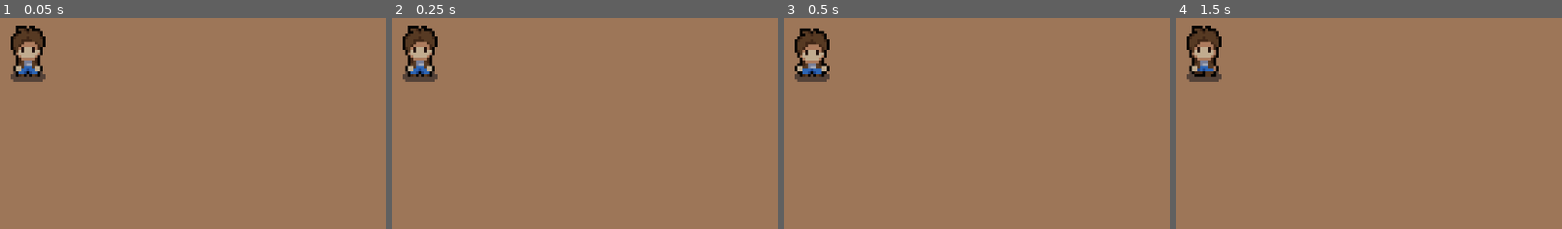
Above: before the commit, frames 1-4 (left to right).
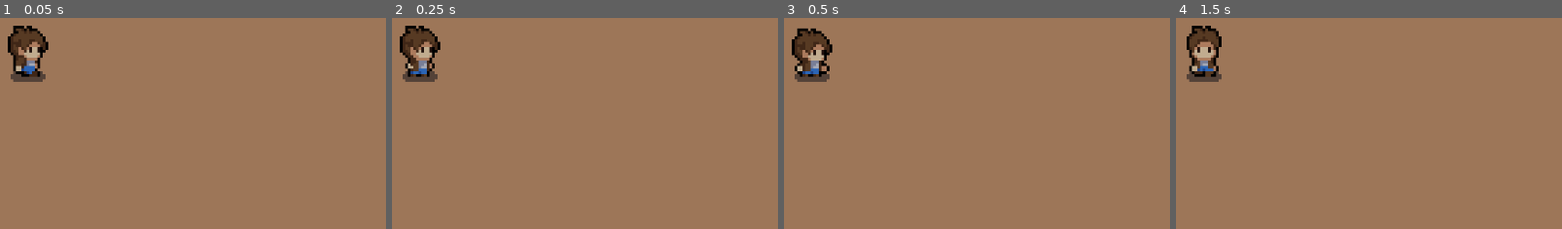
Above: after the commit, the same moments.

Repository: ManuEspinoza/mystic-woods
Game: Godot game, scene res://Scenes/game.tscn
Two runs of this game, one before a commit and one after it. Both use one fixed random seed, a clock stepped at 60 frames per second and the inputs below.
Inputs:
- Up to frame 1 (0.05 s): no input
- Up to frame 2 (0.25 s): no input
- Up to frame 3 (0.5 s): no input
- Up to frame 4 (1.5 s): hold Right (move_right) 0.53-1.28 s; hold S (move_down) from 1.28 s (still down)
The pictures show only the part of the screen within x 46-96%, y 45-95%; the shares and areas given below are measured in that part.

The runs differ from the first frame. In frame 1, 1.0% of the frame differs, in the area x 2-13%, y 3-28%; in frame 2, 1.0%; in frame 3, 1.0%; in frame 4, nothing differs.

Commit message:
cleaning player movement code

Diff:
--- a/Scenes/character.tscn
+++ b/Scenes/character.tscn
@@ -1,8 +1,24 @@
-[gd_scene load_steps=42 format=3 uid="uid://c725msho6hywr"]
+[gd_scene load_steps=46 format=3 uid="uid://c725msho6hywr"]
 
 [ext_resource type="Script" path="res://Scripts/character.gd" id="1_6fc5m"]
 [ext_resource type="Texture2D" uid="uid://dfmw83pgthvml" path="res://Assets/characters/player.png" id="1_tuq37"]
 
+[sub_resource type="AtlasTexture" id="AtlasTexture_iyi1l"]
+atlas = ExtResource("1_tuq37")
+region = Rect2(0, 288, 48, 48)
+
+[sub_resource type="AtlasTexture" id="AtlasTexture_25c1u"]
+atlas = ExtResource("1_tuq37")
+region = Rect2(48, 288, 48, 48)
+
+[sub_resource type="AtlasTexture" id="AtlasTexture_05i3c"]
+atlas = ExtResource("1_tuq37")
+region = Rect2(96, 288, 48, 48)
+
+[sub_resource type="AtlasTexture" id="AtlasTexture_rfr1e"]
+atlas = ExtResource("1_tuq37")
+region = Rect2(144, 288, 48, 48)
+
 [sub_resource type="AtlasTexture" id="AtlasTexture_l04l4"]
 atlas = ExtResource("1_tuq37")
 region = Rect2(0, 0, 48, 48)
@@ -103,6 +119,30 @@
 atlas = ExtResource("1_tuq37")
 region = Rect2(240, 144, 48, 48)
 
+[sub_resource type="AtlasTexture" id="AtlasTexture_5mao2"]
+atlas = ExtResource("1_tuq37")
+region = Rect2(0, 192, 48, 48)
+
+[sub_resource type="AtlasTexture" id="AtlasTexture_y1ve7"]
+atlas = ExtResource("1_tuq37")
+region = Rect2(48, 192, 48, 48)
+
+[sub_resource type="AtlasTexture" id="AtlasTexture_vlngl"]
+atlas = ExtResource("1_tuq37")
+region = Rect2(96, 192, 48, 48)
+
+[sub_resource type="AtlasTexture" id="AtlasTexture_tyulc"]
+atlas = ExtResource("1_tuq37")
+region = Rect2(144, 192, 48, 48)
+
+[sub_resource type="AtlasTexture" id="AtlasTexture_3yuqm"]
+atlas = ExtResource("1_tuq37")
+region = Rect2(192, 192, 48, 48)
+
+[sub_resource type="AtlasTexture" id="AtlasTexture_q4pto"]
+atlas = ExtResource("1_tuq37")
+region = Rect2(240, 192, 48, 48)
+
 [sub_resource type="AtlasTexture" id="AtlasTexture_ypsct"]
 atlas = ExtResource("1_tuq37")
 region = Rect2(0, 240, 48, 48)
@@ -126,35 +166,28 @@
 [sub_resource type="AtlasTexture" id="AtlasTexture_c8tap"]
 atlas = ExtResource("1_tuq37")
 region = Rect2(240, 240, 48, 48)
-
-[sub_resource type="AtlasTexture" id="AtlasTexture_5mao2"]
-atlas = ExtResource("1_tuq37")
-region = Rect2(0, 192, 48, 48)
-
-[sub_resource type="AtlasTexture" id="AtlasTexture_y1ve7"]
-atlas = ExtResource("1_tuq37")
-region = Rect2(48, 192, 48, 48)
-
-[sub_resource type="AtlasTexture" id="AtlasTexture_vlngl"]
-atlas = ExtResource("1_tuq37")
-region = Rect2(96, 192, 48, 48)
-
-[sub_resource type="AtlasTexture" id="AtlasTexture_tyulc"]
-atlas = ExtResource("1_tuq37")
-region = Rect2(144, 192, 48, 48)
-
-[sub_resource type="AtlasTexture" id="AtlasTexture_3yuqm"]
-atlas = ExtResource("1_tuq37")
-region = Rect2(192, 192, 48, 48)
-
-[sub_resource type="AtlasTexture" id="AtlasTexture_q4pto"]
-atlas = ExtResource("1_tuq37")
-region = Rect2(240, 192, 48, 48)
 
 [sub_resource type="SpriteFrames" id="SpriteFrames_0m1j0"]
 animations = [{
 "frames": [{
 "duration": 1.0,
+"texture": SubResource("AtlasTexture_iyi1l")
+}, {
+"duration": 1.0,
+"texture": SubResource("AtlasTexture_25c1u")
+}, {
+"duration": 1.0,
+"texture": SubResource("AtlasTexture_05i3c")
+}, {
+"duration": 1.0,
+"texture": SubResource("AtlasTexture_rfr1e")
+}],
+"loop": false,
+"name": &"attack_down",
+"speed": 10.0
+}, {
+"frames": [{
+"duration": 1.0,
 "texture": SubResource("AtlasTexture_l04l4")
 }, {
 "duration": 1.0,
@@ -222,7 +255,7 @@
 "texture": SubResource("AtlasTexture_o7ef5")
 }],
 "loop": true,
-"name": &"idle_x",
+"name": &"idle_side",
 "speed": 10.0
 }, {
 "frames": [{
@@ -244,12 +277,35 @@
 "duration": 1.0,
 "texture": SubResource("AtlasTexture_0e4f8")
 }],
-"loop": true,
+"loop": false,
 "name": &"move_down",
 "speed": 10.0
 }, {
 "frames": [{
 "duration": 1.0,
+"texture": SubResource("AtlasTexture_5mao2")
+}, {
+"duration": 1.0,
+"texture": SubResource("AtlasTexture_y1ve7")
+}, {
+"duration": 1.0,
+"texture": SubResource("AtlasTexture_vlngl")
+}, {
+"duration": 1.0,
+"texture": SubResource("AtlasTexture_tyulc")
+}, {
+"duration": 1.0,
+"texture": SubResource("AtlasTexture_3yuqm")
+}, {
+"duration": 1.0,
+"texture": SubResource("AtlasTexture_q4pto")
+}],
+"loop": false,
+"name": &"move_side",
+"speed": 10.0
+}, {
+"frames": [{
+"duration": 1.0,
 "texture": SubResource("AtlasTexture_ypsct")
 }, {
 "duration": 1.0,
@@ -267,31 +323,8 @@
 "duration": 1.0,
 "texture": SubResource("AtlasTexture_c8tap")
 }],
-"loop": true,
+"loop": false,
 "name": &"move_up",
-"speed": 10.0
-}, {
-"frames": [{
-"duration": 1.0,
-"texture": SubResource("AtlasTexture_5mao2")
-}, {
-"duration": 1.0,
-"texture": SubResource("AtlasTexture_y1ve7")
-}, {
-"duration": 1.0,
-"texture": SubResource("AtlasTexture_vlngl")
-}, {
-"duration": 1.0,
-"texture": SubResource("AtlasTexture_tyulc")
-}, {
-"duration": 1.0,
-"texture": SubResource("AtlasTexture_3yuqm")
-}, {
-"duration": 1.0,
-"texture": SubResource("AtlasTexture_q4pto")
-}],
-"loop": true,
-"name": &"move_x",
 "speed": 10.0
 }]
 
@@ -303,9 +336,8 @@
 
 [node name="AnimatedSprite2D" type="AnimatedSprite2D" parent="."]
 sprite_frames = SubResource("SpriteFrames_0m1j0")
-animation = &"idle_back"
+animation = &"idle_side"
 autoplay = "idle"
-frame_progress = 0.876484
 
 [node name="CollisionShape2D" type="CollisionShape2D" parent="."]
 position = Vector2(0.5, 8.5)
--- a/Scripts/character.gd
+++ b/Scripts/character.gd
@@ -1,34 +1,46 @@
 extends CharacterBody2D
 
 const SPEED = 300.0
-var last_direction = "move_down"
+const MOVE_LEFT = "move_left"
+const MOVE_RIGHT = "move_right"
+const MOVE_UP = "move_up"
+const MOVE_DOWN = "move_down"
+const MOVE_SIDE = "move_side"
+const IDLE_SIDE = "idle_side"
+const IDLE_BACK = "idle_back"
+const IDLE = "idle"
+
+var direction = "MOVE_DOWN"
 @onready var animated_sprite = $AnimatedSprite2D
 
-func handle_input(move, flip = false):
+func movement_animation(move, flip = false):
 	animated_sprite.flip_h = flip
 	animated_sprite.play(move)
-	last_direction = move
+	direction = move
 
-func get_input():
-	var input_direction = Input.get_vector("move_left", "move_right", "move_up", "move_down")
+func idle_animation():
+	if direction == MOVE_UP:
+		animated_sprite.play(IDLE_BACK)
+	elif direction == MOVE_DOWN:
+		animated_sprite.play(IDLE)
+	else:
+		animated_sprite.play(IDLE_SIDE)
+
+func player_movement():
+	var input_direction = Input.get_vector(MOVE_LEFT, MOVE_RIGHT, MOVE_UP, MOVE_DOWN)
 	if input_direction.x > 0:
-		handle_input("move_x")
+		movement_animation(MOVE_SIDE)
 	elif input_direction.x < 0:
-		handle_input("move_x", true)
+		movement_animation(MOVE_SIDE, true)
 	elif input_direction.y < 0:
-		handle_input("move_up")
+		movement_animation(MOVE_UP)
 	elif input_direction.y > 0:
-		handle_input("move_down")
+		movement_animation(MOVE_DOWN)
 	else:
-		if last_direction == "move_up":
-			animated_sprite.play("idle_back")
-		elif last_direction == "move_down":
-			animated_sprite.play("idle")
-		else:
-			animated_sprite.play("idle_x")
+		idle_animation()
 
 	velocity = input_direction * SPEED
 
 func _physics_process(delta):
-	get_input()
+	player_movement()
 	move_and_slide()
--- a/project.godot
+++ b/project.godot
@@ -41,6 +41,11 @@
 , Object(InputEventKey,"resource_local_to_scene":false,"resource_name":"","device":-1,"window_id":0,"alt_pressed":false,"shift_pressed":false,"ctrl_pressed":false,"meta_pressed":false,"pressed":false,"keycode":0,"physical_keycode":4194319,"key_label":0,"unicode":0,"echo":false,"script":null)
 ]
 }
+attack={
+"deadzone": 0.5,
+"events": [Object(InputEventKey,"resource_local_to_scene":false,"resource_name":"","device":-1,"window_id":0,"alt_pressed":false,"shift_pressed":false,"ctrl_pressed":false,"meta_pressed":false,"pressed":false,"keycode":0,"physical_keycode":32,"key_label":0,"unicode":32,"echo":false,"script":null)
+]
+}
 
 [rendering]
 
